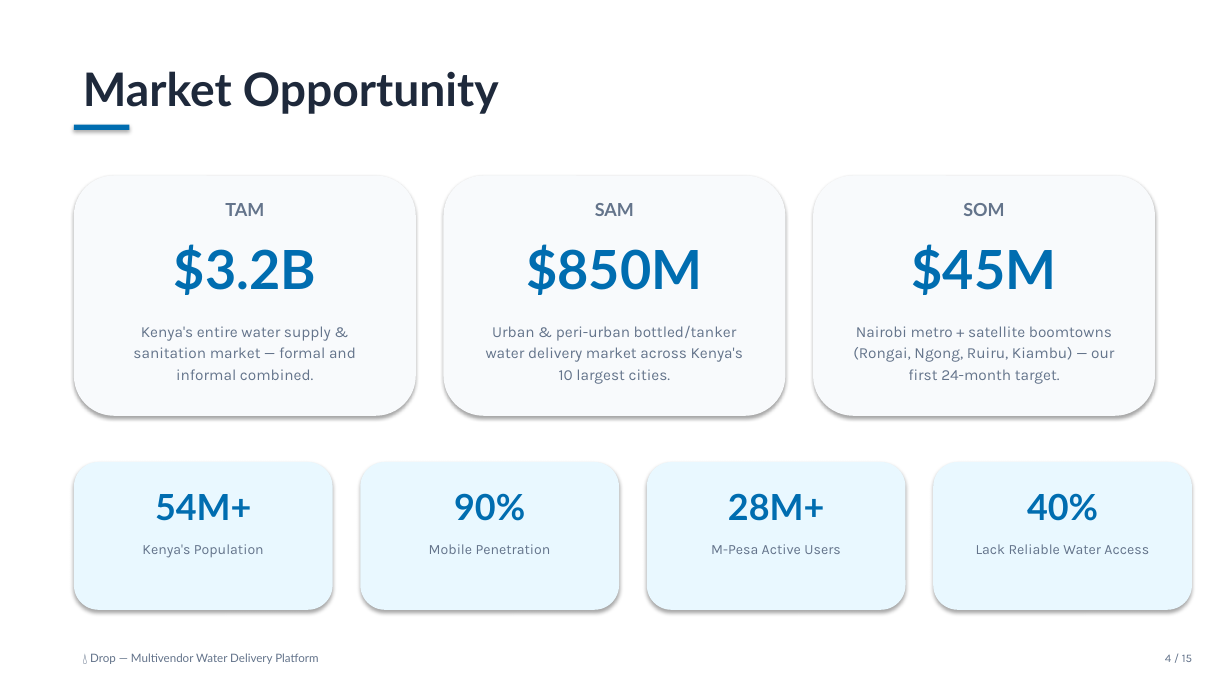
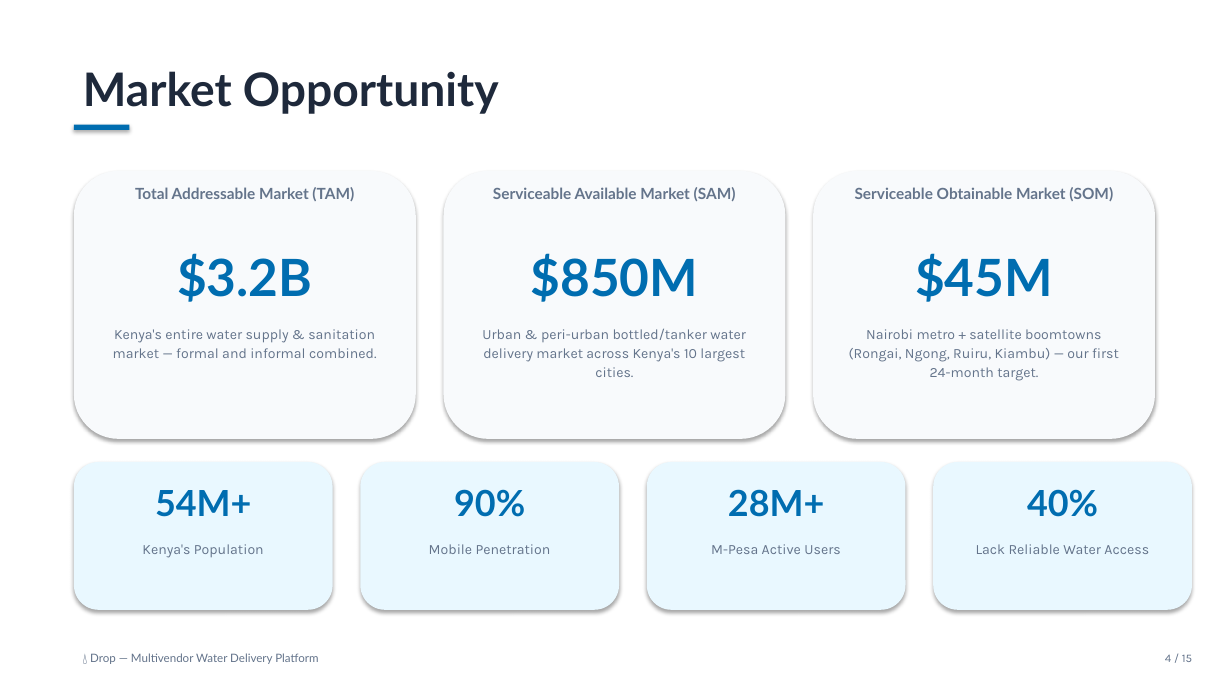
Before and after one commit to WinterJackson/drop-water-delivery-app, a slide deck: slide 4 of Drop_Pitch_Deck.pptx. Drawn at 1232x693 pixels with LibreOffice and Linux fonts; fonts in the diff are those of the drawing. Boxes give left, top, right and bottom in pixels: in the first picture for what was removed or moved away, otherwise in the second. Text is boxed around its words. In the diff, an @@ line names an element or a change of style, - is before the commit and + after.

```diff
--- a/Drop_Pitch_Deck.pptx
+++ b/Drop_Pitch_Deck.pptx
@@ rounded rectangle: place and size @@
-rounded rectangle at [74,176,416,416]
+rounded rectangle at [74,171,416,439]
@@ rounded rectangle: place and size @@
-rounded rectangle at [444,176,786,416]
+rounded rectangle at [444,171,786,439]
@@ rounded rectangle: place and size @@
-rounded rectangle at [813,176,1155,416]
+rounded rectangle at [813,171,1155,439]
@@ text at [135,187,354,201]: text changed; size 14 to 12 pt @@
-TAM
+Total Addressable Market (TAM)
@@ text at [493,187,736,201]: text changed; size 14 to 12 pt @@
-SAM
+Serviceable Available Market (SAM)
@@ text at [855,187,1113,201]: text changed; size 14 to 12 pt @@
-SOM
+Serviceable Obtainable Market (SOM)
@@ text "$3.2B": place and size @@
-text "$3.2B" at [174,244,316,295]
+text "$3.2B" at [177,253,312,302]
@@ text "$850M": place and size @@
-text "$850M" at [526,244,702,295]
+text "$850M" at [531,253,698,302]
@@ size 42 to 40 pt; line spacing 50.4pt to 48pt in 3 elements at [177,253,312,302], [531,253,698,302], [915,253,1053,302] @@
@@ text "$45M": place and size @@
-text "$45M" at [912,244,1057,295]
+text "$45M" at [915,253,1053,302]
@@ text "Kenya's entire water supply & ...": place and size @@
-text "Kenya's entire water supply & ..." at [133,326,356,380]
+text "Kenya's entire water supply & ..." at [113,329,377,358]
@@ size 12 to 11 pt; line spacing 16.8pt to 14.8pt in 3 elements at [113,329,377,358], [482,328,746,377], [849,329,1119,381] @@
@@ text "54M+": place and size @@
-text "54M+" at [155,494,251,521]
+text "54M+" at [155,490,251,517]
@@ text "90%": place and size @@
-text "90%" at [454,493,525,521]
+text "90%" at [454,489,525,517]
@@ text "28M+": place and size @@
-text "28M+" at [728,493,824,521]
+text "28M+" at [728,489,824,517]
@@ text "40%": place and size @@
-text "40%" at [1027,493,1098,521]
+text "40%" at [1027,489,1098,517]
```
Also in this commit, not shown: 11 other slides changed.
